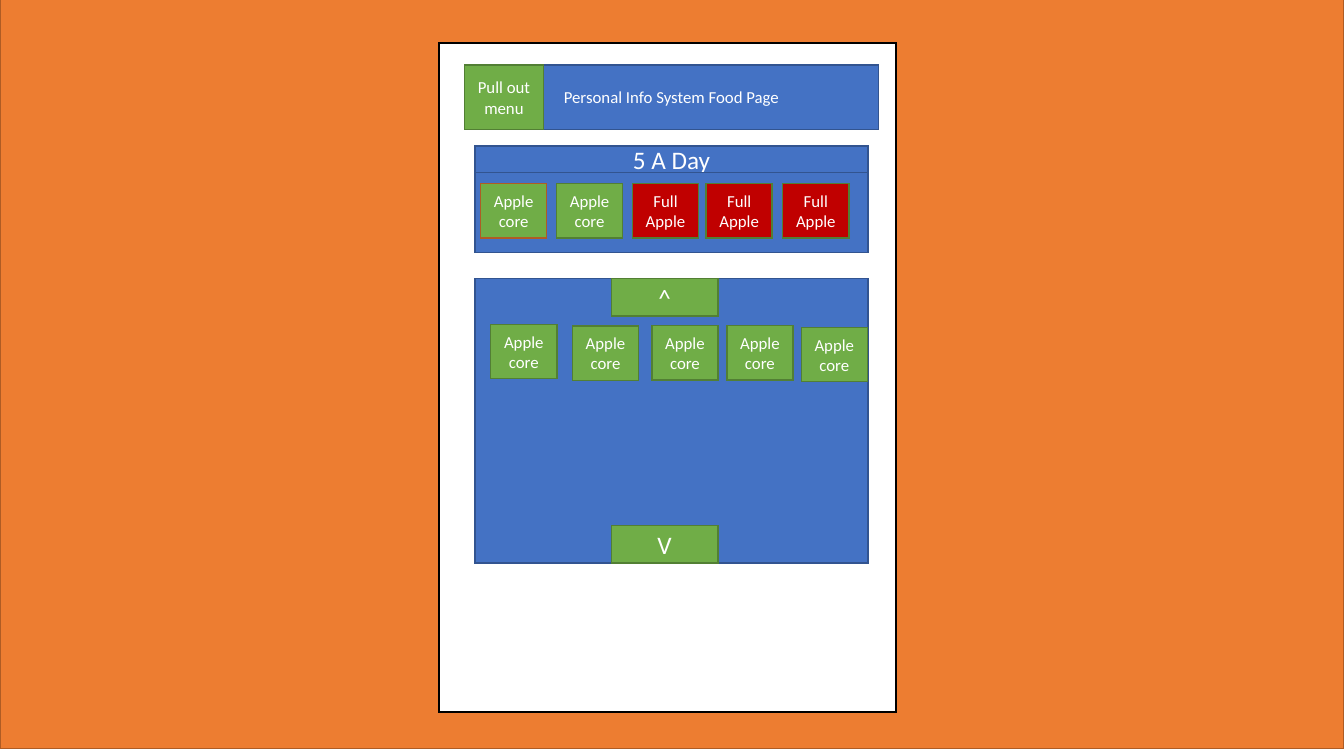
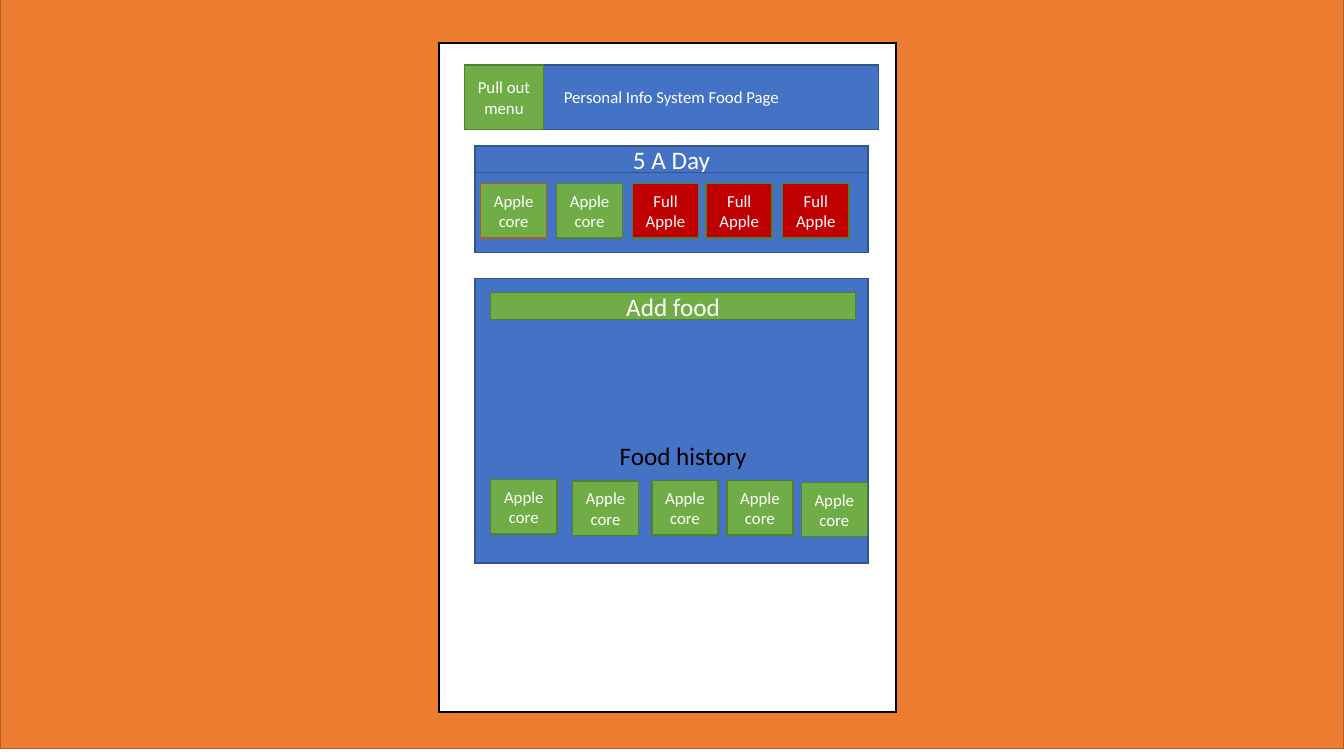
Before and after one commit to CM10313-Group-19/Personal-Infomatics-Software, a slide deck: slide 3 of ProjectInformation/Powerpoint designs/V1/powerpoint design.pptx. Drawn at 1344x756 pixels with LibreOffice and Linux fonts; fonts in the diff are those of the drawing. Boxes give left, top, right and bottom in pixels: in the first picture for what was removed or moved away, otherwise in the second. Text is boxed around its words. In the diff, an @@ line names an element or a change of style, - is before the commit and + after.

```diff
--- a/ProjectInformation/Powerpoint designs/V1/powerpoint design.pptx
+++ b/ProjectInformation/Powerpoint designs/V1/powerpoint design.pptx
@@ rectangle added at (491,292,856,320), fill #70AD47, outline #538035 1 pt, 18 pt, text #FFFFFF @@
+Add food
@@ rectangle removed at (611,279,718,317) @@
-^
@@ text added at (620,447,746,469), 18 pt, text #000000 @@
+Food history
@@ 5 rectangles: place and size @@
-5 rectangles at (491,325,868,382)
+5 rectangles at (491,480,868,537)
@@ rectangle removed at (611,525,718,563) @@
-V
```
Also in this commit, not shown: 1 other slide changed.
